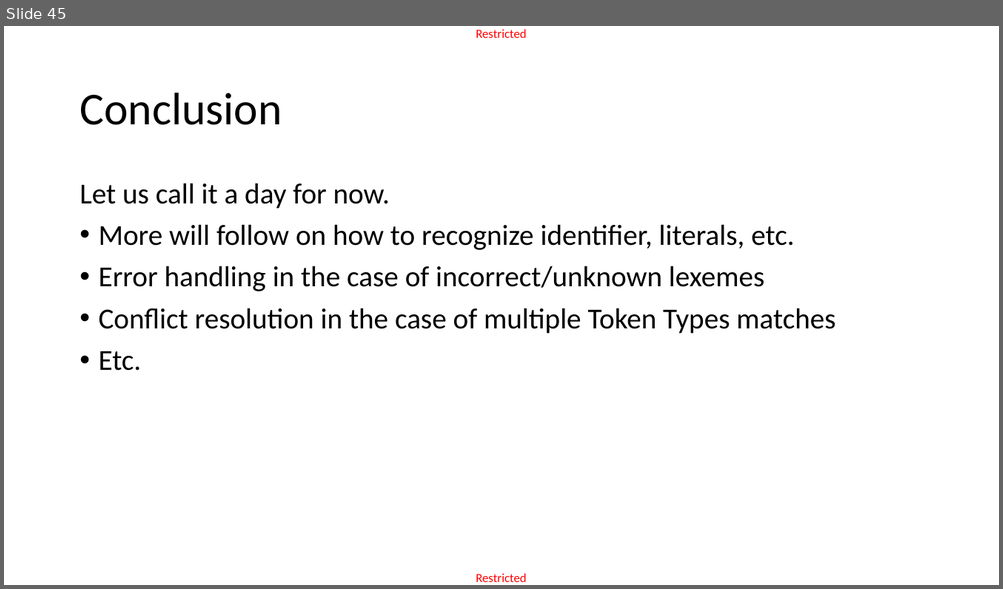
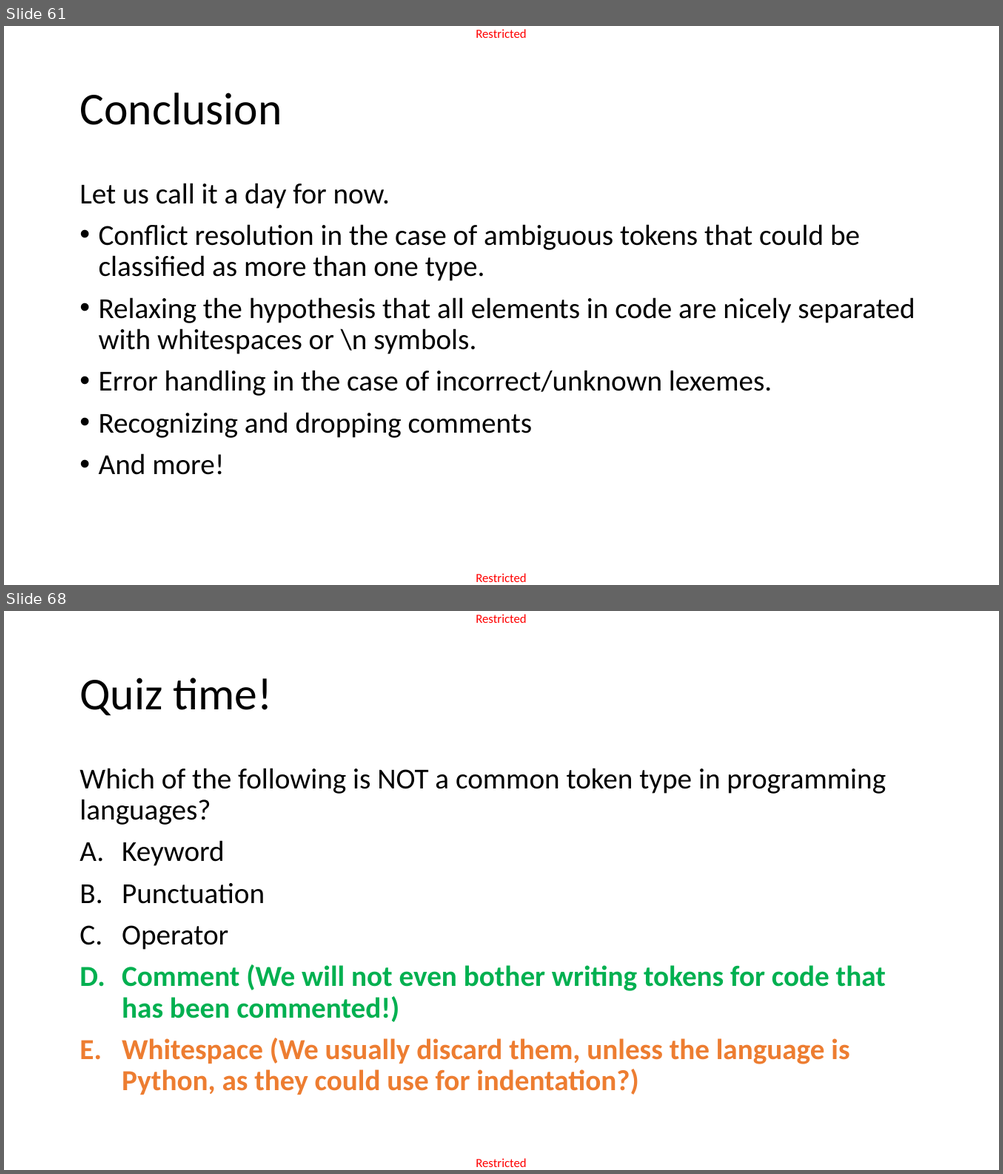
Before and after one commit to matthieudemari/SUTD_PLC_50_051, a slide deck: W9/W9S3/W9S3.pptx. Shown one above the other, each under a label of ours: slide 45 before the commit, slides 61 and 68 after it; the slides between them are not shown. The pictures are 1003x589 and 1003x1174 pixels, drawn with LibreOffice and Linux fonts; fonts in the diff are those of the drawing. Boxes give left, top, right and bottom in pixels: in the first picture for what was removed or moved away, otherwise in the second. Text is boxed around its words. In the diff, an @@ line names an element or a change of style, - is before the commit and + after.

```diff
--- a/W9/W9S3/W9S3.pptx
+++ b/W9/W9S3/W9S3.pptx
@@ slide 68 added at (4, 611, 999, 1170), background #FFFFFF; not listed: 2 template elements that a slide beside it also shows @@
@@ title added at (79, 678, 273, 715), 44 pt, text #000000 @@
+Quiz time!
@@ text added at (79, 768, 885, 1095), 28 pt, text #000000, bold @@
+Which of the following is NOT a common token type in programming languages?
+A. Keyword
+B. Punctuation
+C. Operator
+D. Comment (We will not even bother writing tokens for code that has been commented!)
+E. Whitespace (We usually discard them, unless the language is Python, as they could use for indentation?)
@@ what was slide 45 is now slide 61 @@
@@ slide 61 changed as well @@
@@ text at (99, 224, 914, 475): text changed @@
-• More will follow on how to recognize identifier, literals, etc.
-• Error handling in the case of incorrect/unknown lexemes
-• Conflict resolution in the case of multiple Token Types matches
-• Etc.
+• Conflict resolution in the case of ambiguous tokens that could be classified as more than one type.
+• Relaxing the hypothesis that all elements in code are nicely separated with whitespaces or \n symbols.
+• Error handling in the case of incorrect/unknown lexemes.
+• Recognizing and dropping comments
+• And more!
```
Also in this commit, not shown: 2 other slides changed, 22 other slides added, 1 slide removed, 5 other files.
